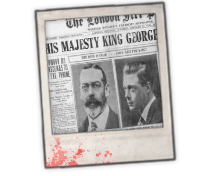
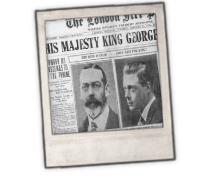
Layers edited between the first and the second 210 × 176 image:
hid "Layer 4" over [left=42, top=129, right=130, bottom=170]
